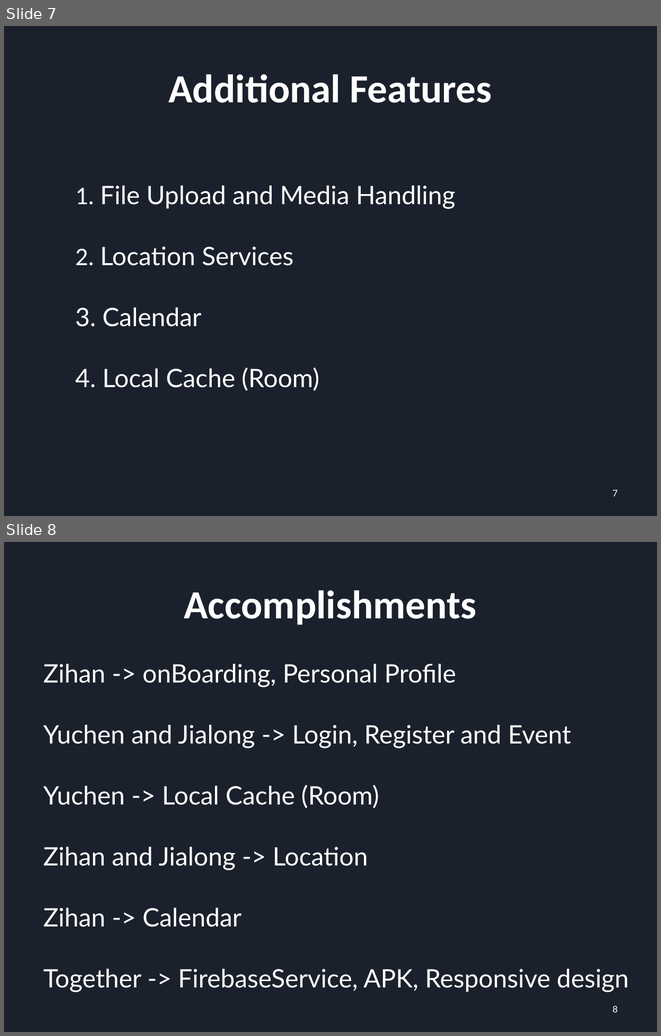
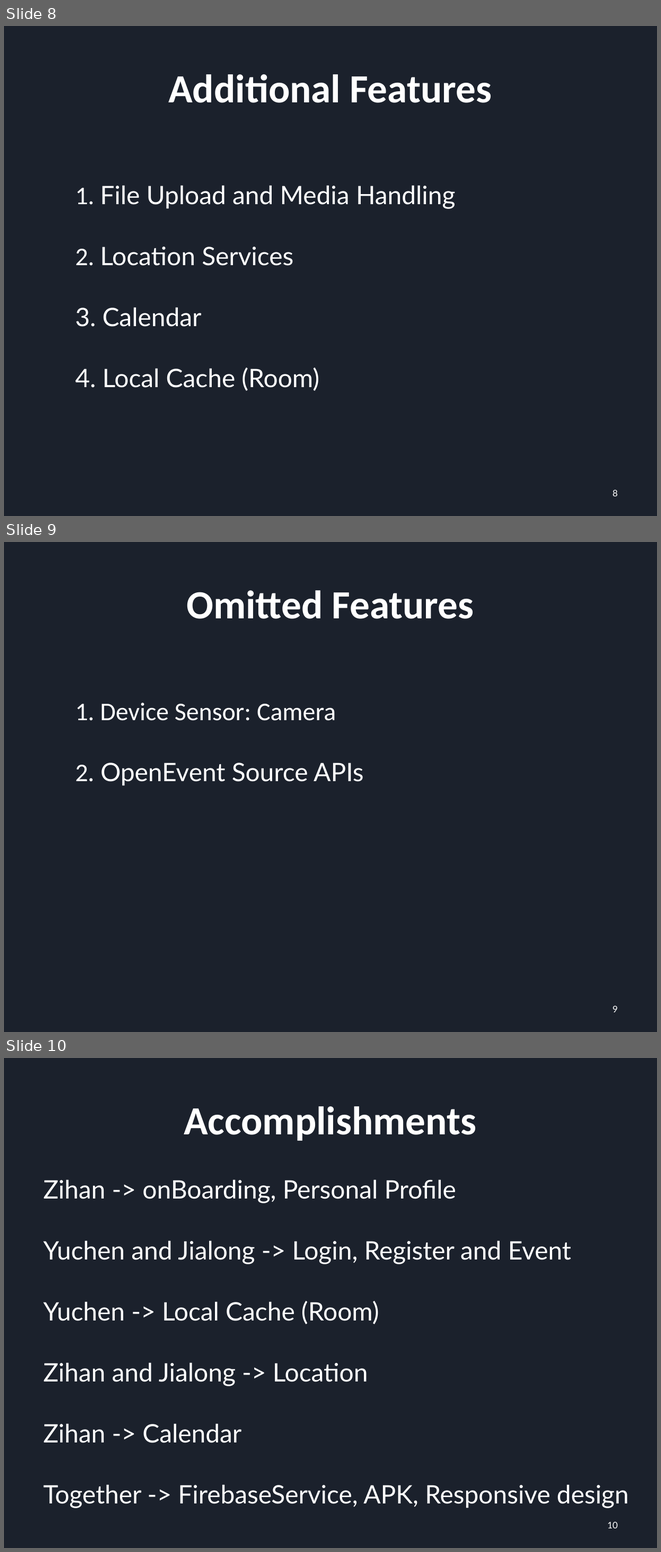
Before and after one commit to YuchenCao1/Jialong-Yuchen-Zihan-Team-BU-Event-Planer, a slide deck: Final.pptx. Shown one above the other, each under a label of ours: slides 7 and 8 before the commit, slides 8, 9 and 10 after it. The pictures are 661x1036 and 661x1552 pixels, drawn with LibreOffice and Linux fonts; fonts in the diff are those of the drawing. Boxes give left, top, right and bottom in pixels: in the first picture for what was removed or moved away, otherwise in the second. Text is boxed around its words. In the diff, an @@ line names an element or a change of style, - is before the commit and + after.

Commit message:
final

```diff
--- a/Final.pptx
+++ b/Final.pptx
@@ slide 9 added at (4,542,657,1032), background #1B212C @@
@@ title added at (186,590,474,619), 44 pt, text #FFFFFF, bold @@
+Omitted Features
@@ text added at (75,703,364,786), 28 pt, text #FFFFFF @@
+1. Device Sensor: Camera
+2. OpenEvent Source APIs
@@ page number added at (612,1005,618,1012), 10 pt, text #FFFFFF @@
+9
@@ what was slide 7 is now slide 8 @@
@@ page number at (612,489,618,496): text changed @@
-7
+8
@@ what was slide 8 is now slide 10 @@
@@ page number at (607,1521,618,1528): text changed @@
-8
+10
```
Also in this commit, not shown: 1 other slide added.
